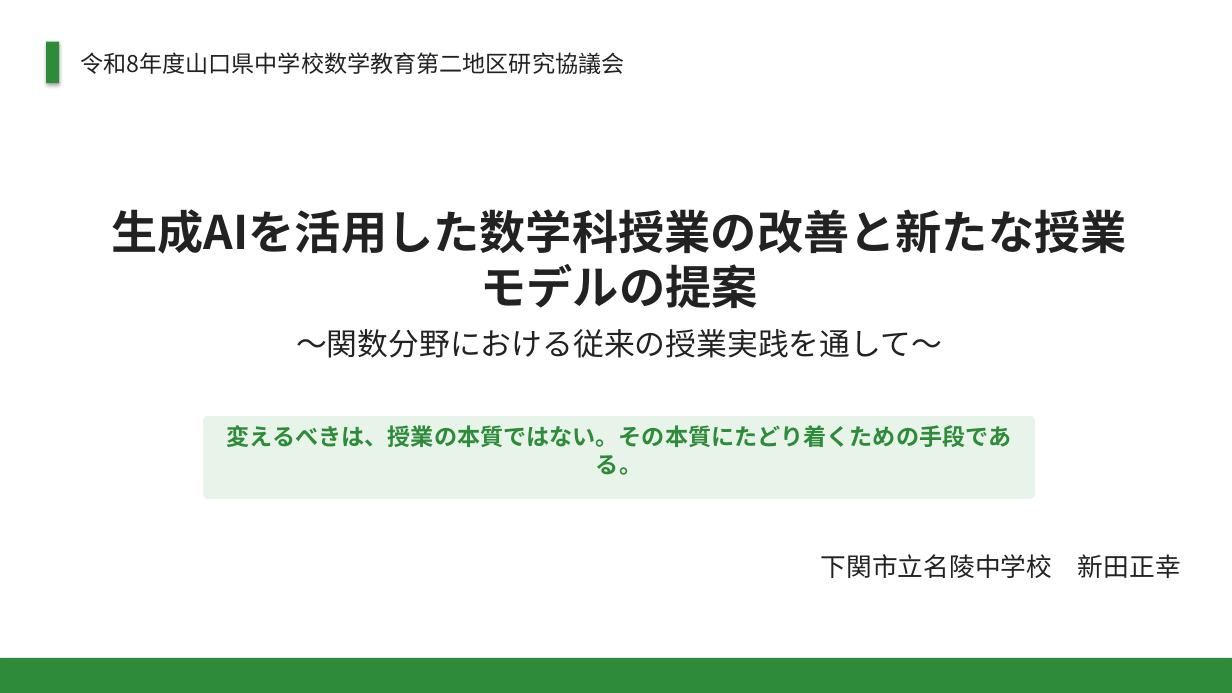
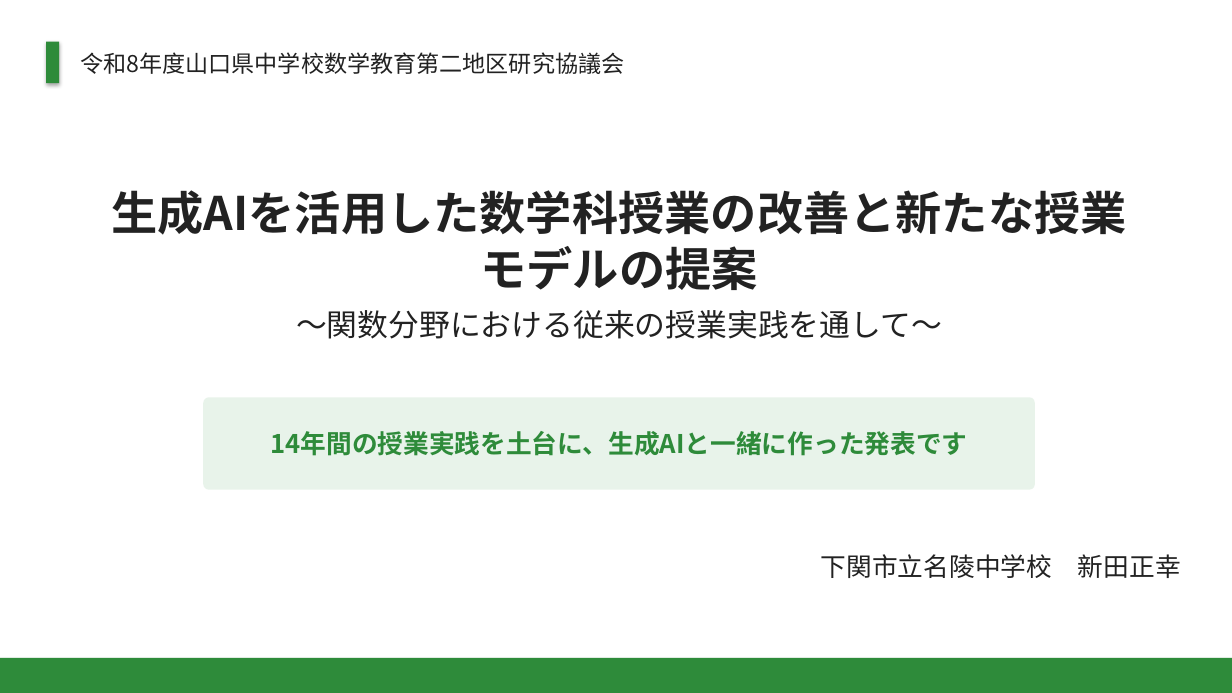
Before and after one commit to margiela14th-sudo/my-ai-project, a slide deck: slide 1 of 07_完成資料/県大会発表_生成AI授業再構築.pptx. Drawn at 1232x693 pixels with LibreOffice and Linux fonts; fonts in the diff are those of the drawing. Boxes give left, top, right and bottom in pixels: in the first picture for what was removed or moved away, otherwise in the second. Text is boxed around its words. In the diff, an @@ line names an element or a change of style, - is before the commit and + after.

```diff
--- a/07_完成資料/県大会発表_生成AI授業再構築.pptx
+++ b/07_完成資料/県大会発表_生成AI授業再構築.pptx
@@ text "生成AIを活用した数学科授業の改善と新たな授業モデルの提案": place and size @@
-text "生成AIを活用した数学科授業の改善と新たな授業モデルの提案" at [112,209,1127,254]
+text "生成AIを活用した数学科授業の改善と新たな授業モデルの提案" at [112,190,1127,235]
@@ text "～関数分野における従来の授業実践を通して～": place and size @@
-text "～関数分野における従来の授業実践を通して～" at [296,329,942,358]
+text "～関数分野における従来の授業実践を通して～" at [296,310,942,339]
@@ rounded rectangle "14年間の授業実践を土台に、生成AIと一緒に作った発表です": place and size @@
-rounded rectangle "14年間の授業実践を土台に、生成AIと一緒に作った発表です" at [203,416,1035,499]
+rounded rectangle "14年間の授業実践を土台に、生成AIと一緒に作った発表です" at [203,397,1035,490]
@@ rounded rectangle "14年間の授業実践を土台に、生成AIと一緒に作った発表です" at [203,397,1035,490]: vertical alignment top to middle @@
@@ text in rounded rectangle at [270,431,967,456]: text changed; size 18 to 20 pt @@
-変えるべきは、授業の本質ではない。その本質にたどり着くための手段である。
+14年間の授業実践を土台に、生成AIと一緒に作った発表です
```
Also in this commit, not shown: 14 other slides changed, 2 slides added, 2 slides removed, 8 other files.
